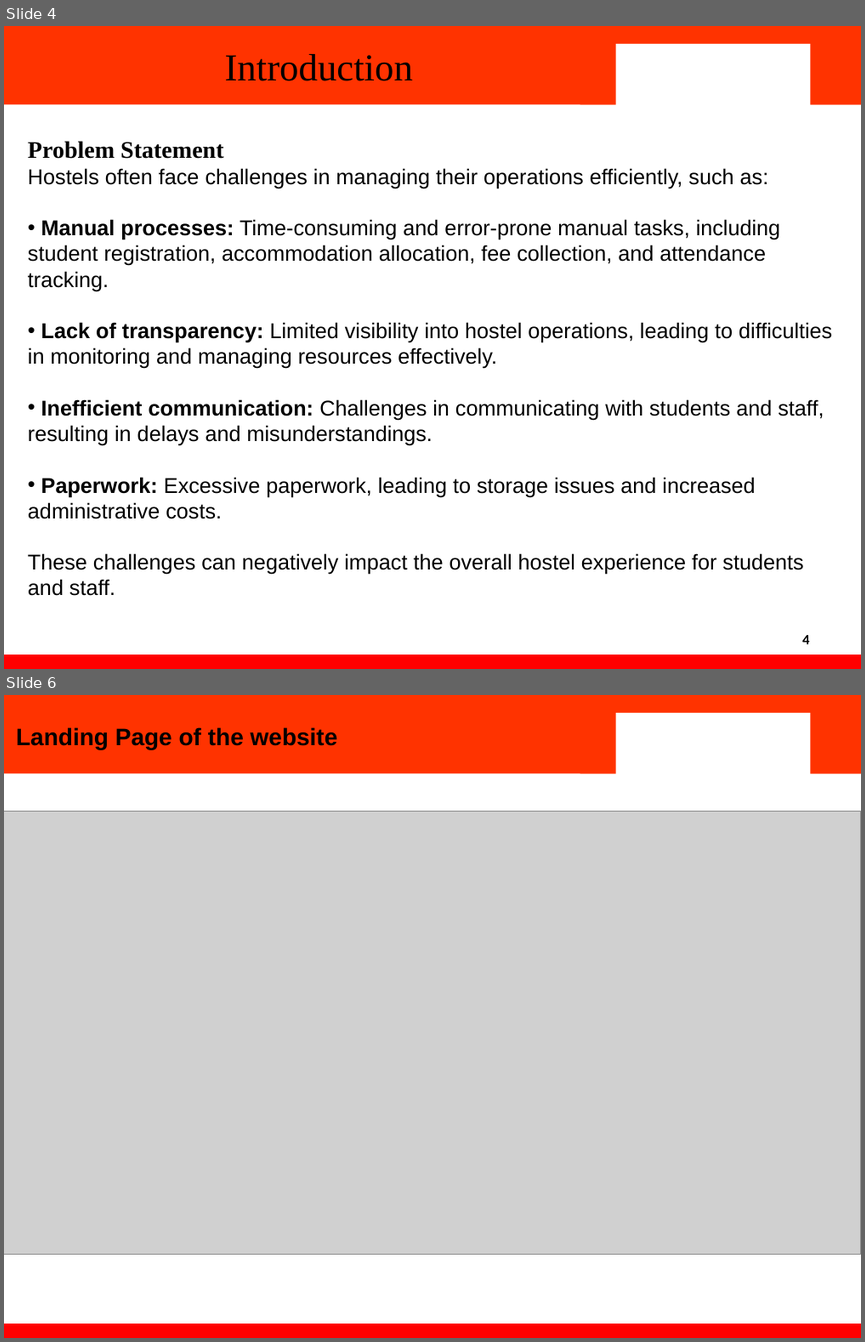
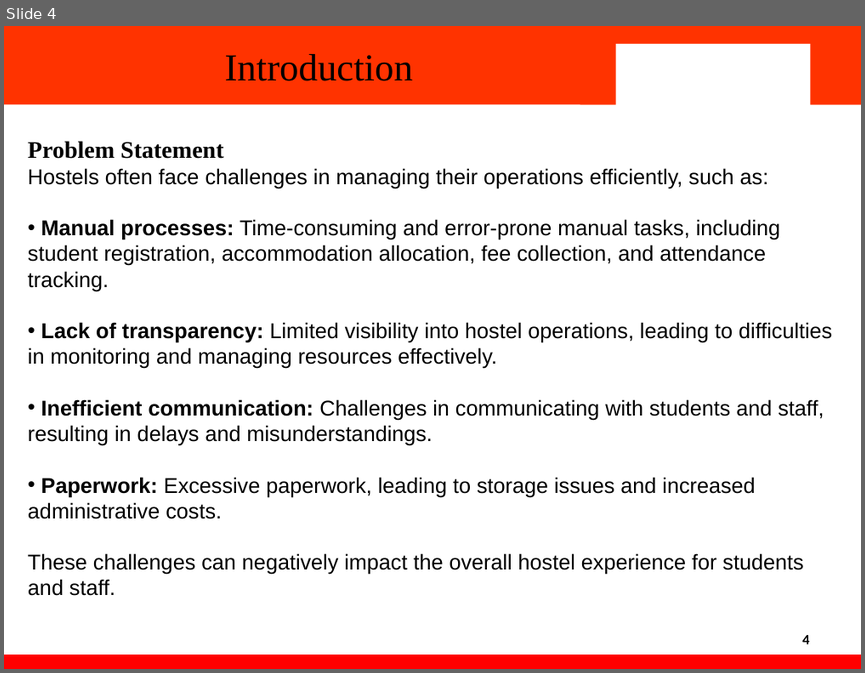
Before and after one commit to akhil-k-se/CampusMate, a slide deck: documents/Hostel Sync PPT.pptx. Shown one above the other, each under a label of ours: slides 4 and 6 before the commit, slide 4 after it; the slides between them are not shown. The pictures are 865x1342 and 865x673 pixels, drawn with LibreOffice and Linux fonts; fonts in the diff are those of the drawing; grey boxes stand for pictures; background and template pictures are left out. Boxes give left, top, right and bottom in pixels: in the first picture for what was removed or moved away, otherwise in the second. Text is boxed around its words. In the diff, an @@ line names an element or a change of style, - is before the commit and + after.

```diff
--- a/documents/Hostel Sync PPT.pptx
+++ b/documents/Hostel Sync PPT.pptx
@@ slide 6 removed at (4,695,861,1338), background #FFFFFF; not listed: 4 template elements that a slide beside it also shows @@
@@ title removed at (16,727,338,749) @@
-Landing Page of the website
@@ picture removed at (4,811,861,1253) @@
```
Also in this commit, not shown: 2 slides changed, 10 other slides removed, 18 other files.
